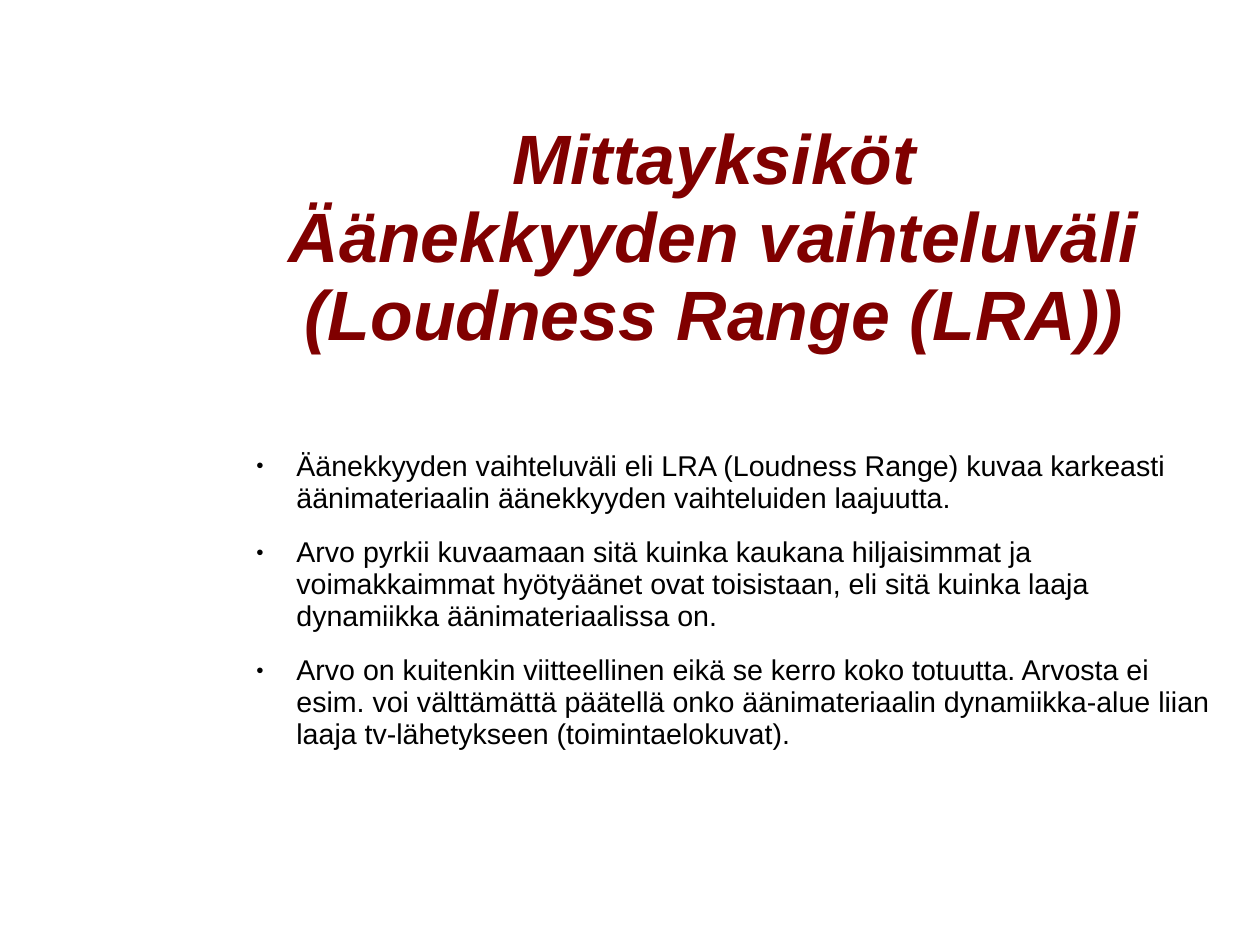
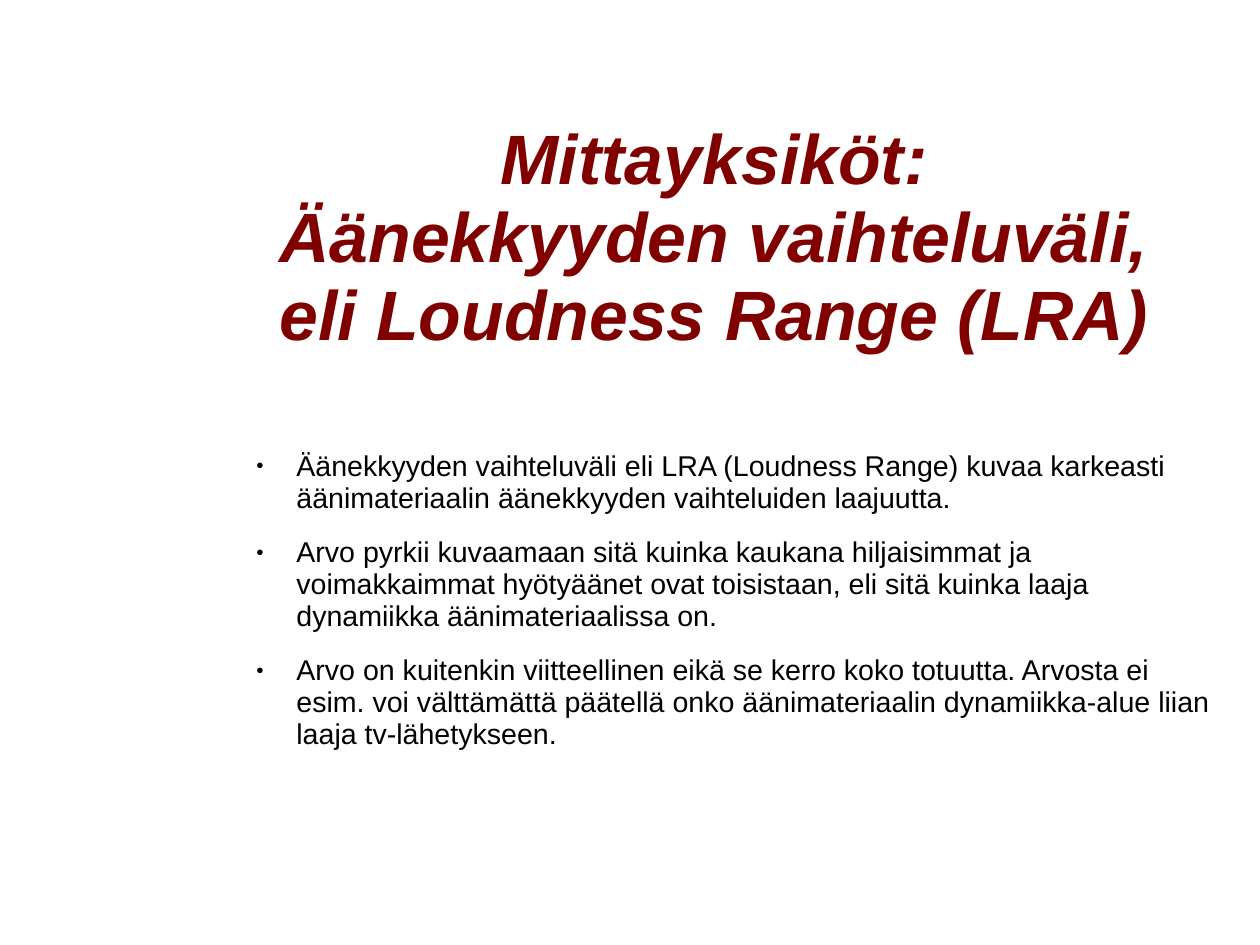
Before and after one commit to mhartzel/Introduction_To_Loudness_Correction, a slide deck: slide 12 of odp/Aanekkyyden Hallinta.odp (slide 11 before the commit). Drawn at 1260x945 pixels with LibreOffice and Linux fonts; fonts in the diff are those of the drawing; background and template pictures are left out. Boxes give left, top, right and bottom in pixels: in the first picture for what was removed or moved away, otherwise in the second. Text is boxed around its words. In the diff, an @@ line names an element or a change of style, - is before the commit and + after.

```diff
--- a/odp/Aanekkyyden Hallinta.odp
+++ b/odp/Aanekkyyden Hallinta.odp
@@ title at bbox=[279, 133, 1148, 353]: text changed @@
-Mittayksiköt
-Äänekkyyden vaihteluväli (Loudness Range (LRA))
+Mittayksiköt:
+Äänekkyyden vaihteluväli, eli Loudness Range (LRA)
@@ text at bbox=[296, 659, 1209, 750]: text changed @@
-● Arvo on kuitenkin viitteellinen eikä se kerro koko totuutta. Arvosta ei esim. voi välttämättä päätellä onko äänimateriaalin dynamiikka-alue liian laaja tv-lähetykseen (toimintaelokuvat).
+● Arvo on kuitenkin viitteellinen eikä se kerro koko totuutta. Arvosta ei esim. voi välttämättä päätellä onko äänimateriaalin dynamiikka-alue liian laaja tv-lähetykseen.
```
Also in this commit, not shown: 9 other slides changed, 20 slides added, 6 slides removed, 1 other file.
